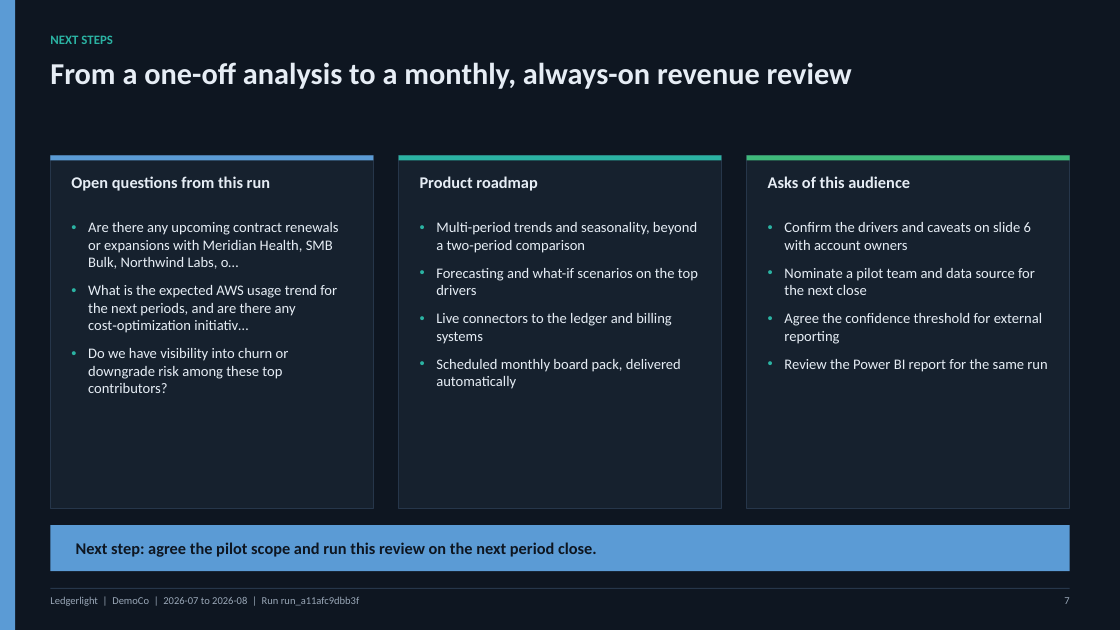
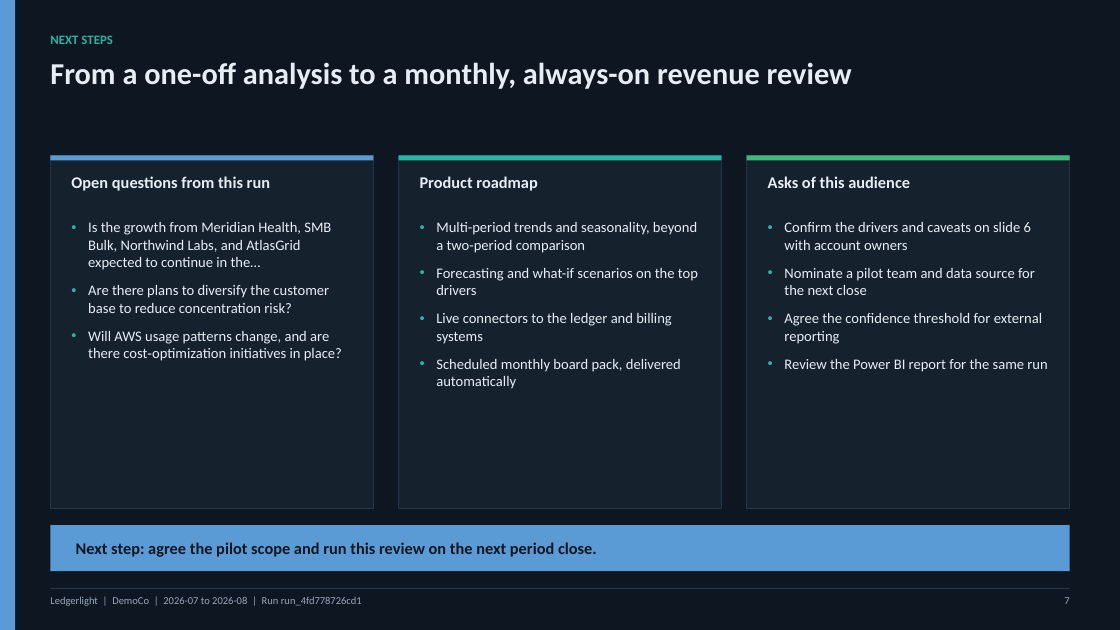
Before and after one commit to prerna1001/CodingRangers-money-talks-hackathon-2026, a slide deck: slide 7 of tmp/deck/dark.pptx. Drawn at 1120x630 pixels with LibreOffice and Linux fonts; fonts in the diff are those of the drawing. Boxes give left, top, right and bottom in pixels: in the first picture for what was removed or moved away, otherwise in the second. Text is boxed around its words. In the diff, an @@ line names an element or a change of style, - is before the commit and + after.

```diff
--- a/tmp/deck/dark.pptx
+++ b/tmp/deck/dark.pptx
@@ text at bbox=[88, 222, 342, 361]: text changed @@
-• Are there any upcoming contract renewals or expansions with Meridian Health, SMB Bulk, Northwind Labs, o…
-• What is the expected AWS usage trend for the next periods, and are there any cost‑optimization initiativ…
-• Do we have visibility into churn or downgrade risk among these top contributors?
+• Is the growth from Meridian Health, SMB Bulk, Northwind Labs, and AtlasGrid expected to continue in the…
+• Are there plans to diversify the customer base to reduce concentration risk?
+• Will AWS usage patterns change, and are there cost‑optimization initiatives in place?
@@ text at bbox=[50, 597, 362, 606]: text changed @@
-Ledgerlight | DemoCo | 2026-07 to 2026-08 | Run run_a11afc9dbb3f
+Ledgerlight | DemoCo | 2026-07 to 2026-08 | Run run_4fd778726cd1
```
Also in this commit, not shown: 6 other slides changed, 10 other files.
